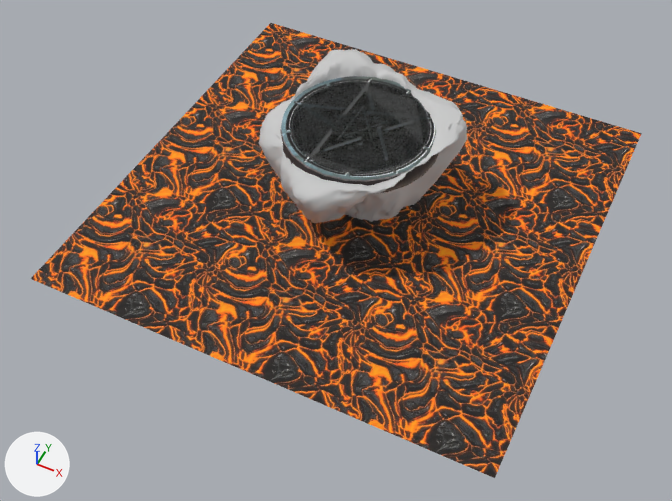
Two versions of the FBX model CR4VE/CR4VE/CR4VEContent/Assets/Models/arena_hell_textured.FBX, one commit apart.
Rendered twice from a 50 mm camera at (4.6, -10.03, 9.43) aimed at (0.03, -0.89, -1.99). The lights are fixed; the arrows at lower left show +X, +Y and +Z. Where no turn or scale is listed for an object, it has been applied to the vertices.
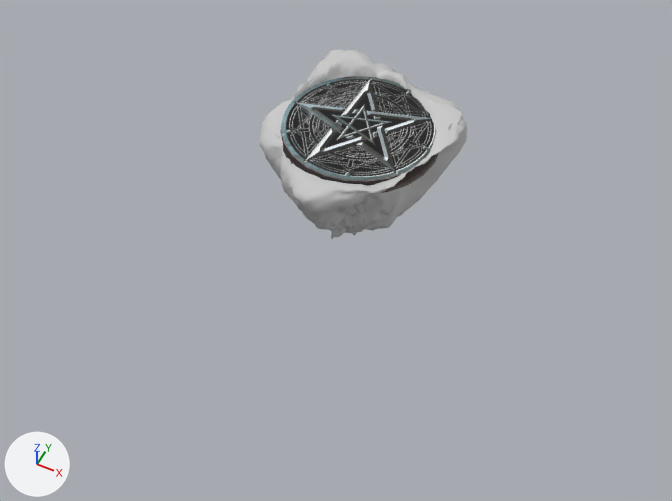
Diff of the bpy script that builds the scene:
```diff
--- a/CR4VE/CR4VE/CR4VEContent/Assets/Models/arena_hell_textured.FBX.py
+++ b/CR4VE/CR4VE/CR4VEContent/Assets/Models/arena_hell_textured.FBX.py
@@ ob_cone001 @@
-ob_cone001 = bpy.data.objects.new('Cone001', me_mesh_001)
-ob_cone001.location = (0.0, 0.0, 0.0)
@@ ob_plane001 @@
-ob_plane001 = bpy.data.objects.new('Plane001', me_mesh_003)
-ob_plane001.location = (0.0, 0.0, -1.65)
```

Pixel boxes [x1, y1, x2, y2] of what changed, in the pictures (672 x 501 px):
'Plane001', deleted
    before: [31, 23, 642, 478]
'Cone001', deleted
    before: [291, 82, 429, 173]
